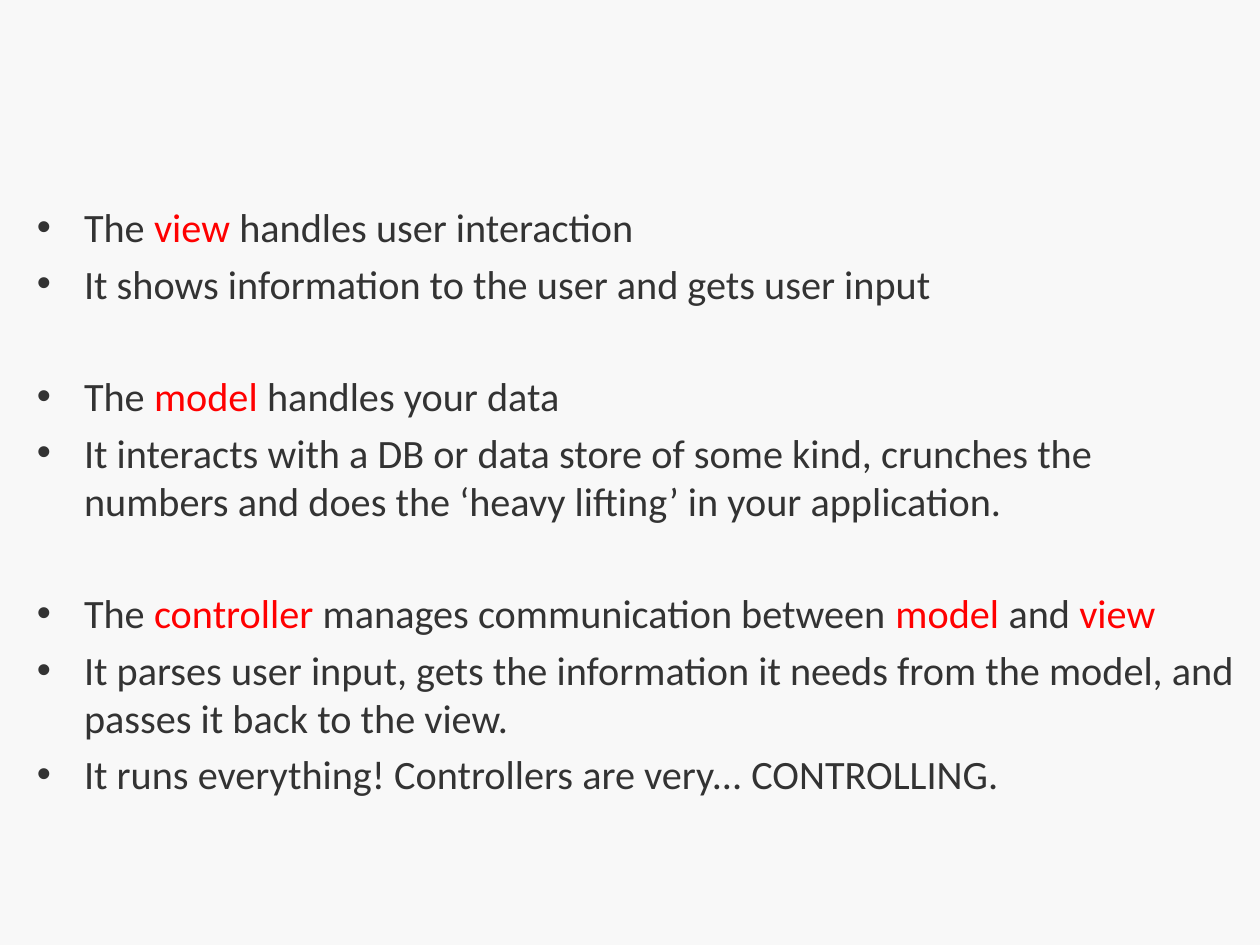
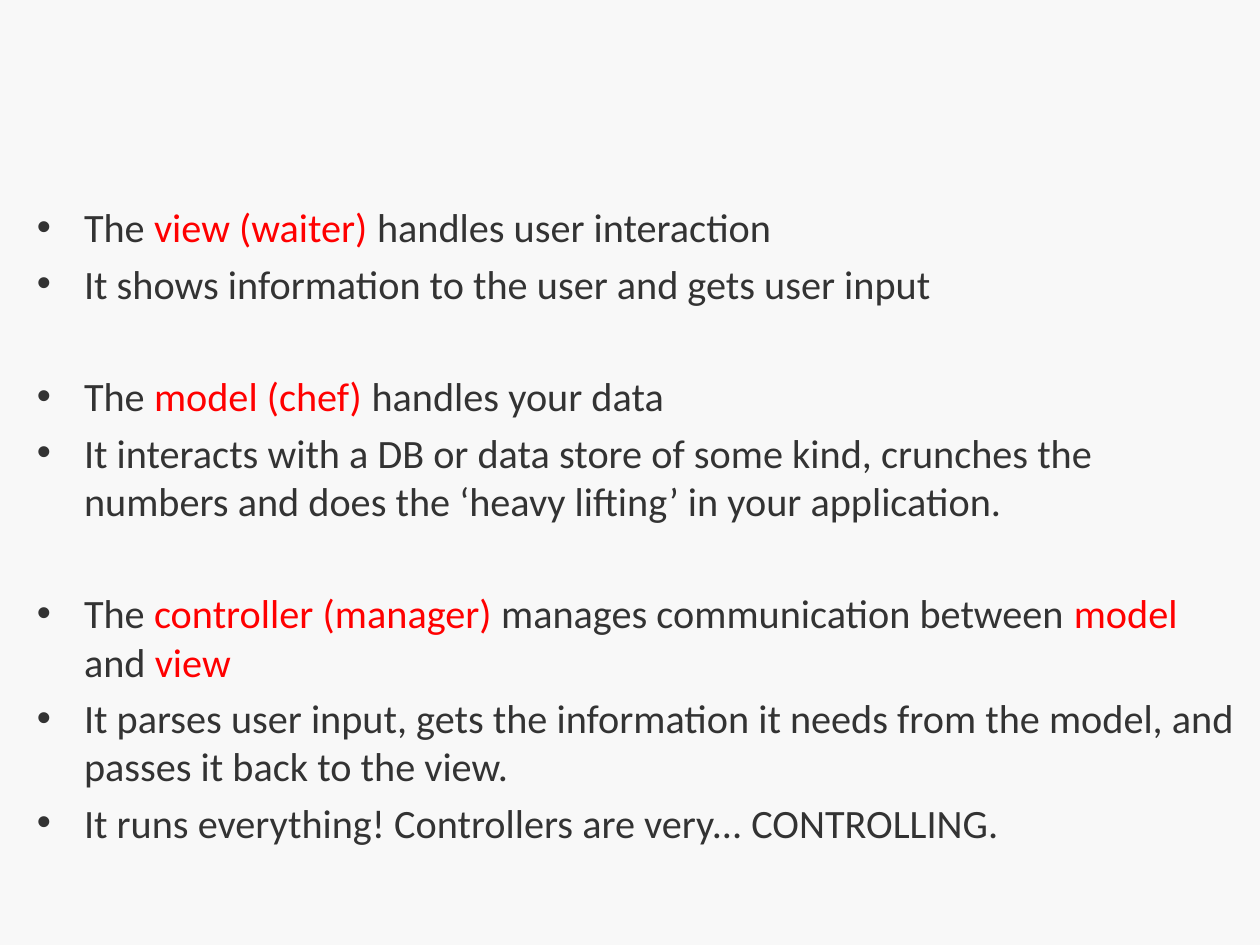
Before and after one commit to bootcoder/lectures, a slide deck: slide 9 of 1phase/ruby-mvc-single-res/HT-MVC.pptx (slide 5 before the commit). Drawn at 1260x945 pixels with LibreOffice and Linux fonts; fonts in the diff are those of the drawing; background and template pictures are left out. Boxes give left, top, right and bottom in pixels: in the first picture for what was removed or moved away, otherwise in the second. Text is boxed around its words. In the diff, an @@ line names an element or a change of style, - is before the commit and + after.

Commit message:
update mvc waiter example

```diff
--- a/1phase/ruby-mvc-single-res/HT-MVC.pptx
+++ b/1phase/ruby-mvc-single-res/HT-MVC.pptx
@@ text at bbox=[84, 212, 771, 248]: text changed @@
-• The view handles user interaction
+• The view (waiter) handles user interaction
@@ text at bbox=[84, 381, 663, 418]: text changed @@
-• The model handles your data
+• The model (chef) handles your data
@@ text at bbox=[84, 599, 1178, 678]: text changed @@
-• The controller manages communication between model and view
+• The controller (manager) manages communication between model and view
```
Also in this commit, not shown: 7 other slides changed, 1 slide added.
